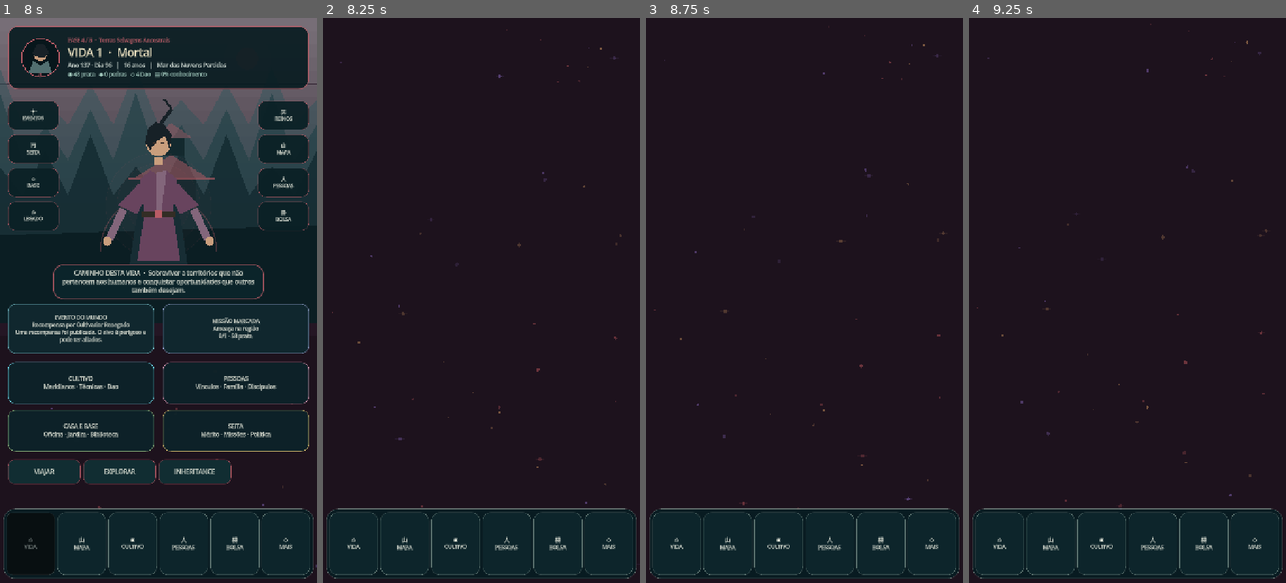
Above: before the commit, frames 1-4 (left to right).
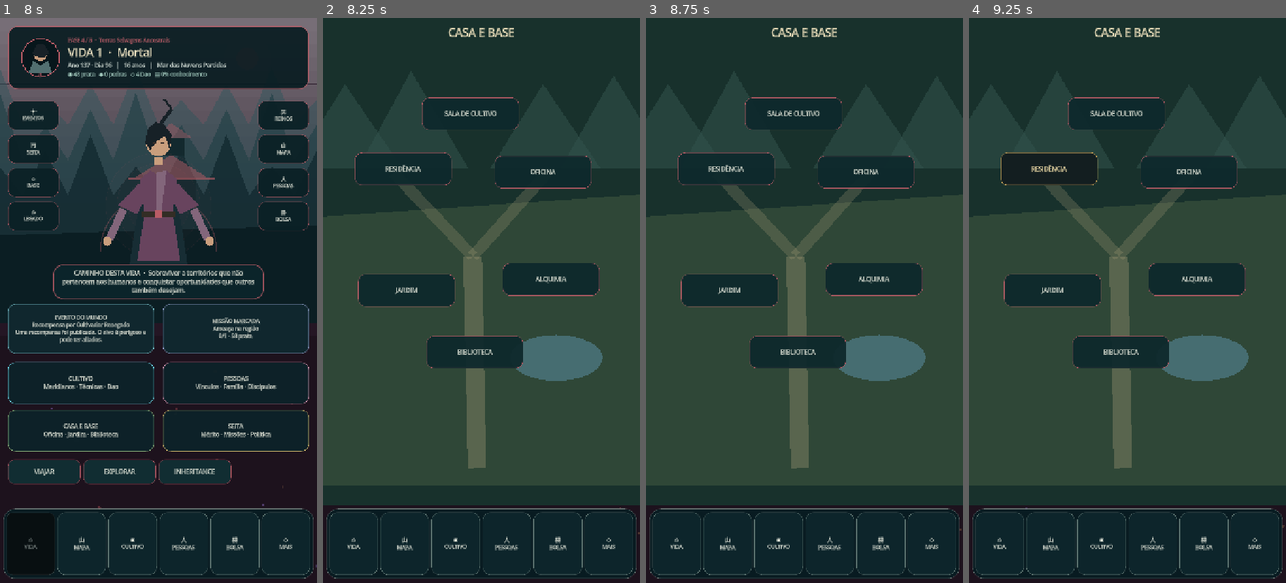
Above: after the commit, the same moments.

Repository: kanintsu/Nove-ceus
Game: Godot game, scene res://main.tscn
Same seed, same stepped clock (60 frames per second), same inputs: the game is played once before the commit and once after it.
Inputs (mouse positions are in pixels of both pictures, inside the frame that each line leads up to):
- Up to frame 1 (8 s): click "✦ EVENTOS" at 0.5 s; click "SEITA" at 1.25 s; click "PRINCIPAIS" at 2 s; click "CONTRATOS" at 2.75 s; click "MUNDO" at 3.5 s; click "ACOMPANHAR" at 4.25 s; click "門 SEITA" at 5 s; click "PEDIR ENTRADA / PROMOÇÃO" at 5.75 s; click "ABRIR QUADRO DE MISSÕES" at 6.5 s; click "⌂ VIDA" at 7.25 s
- Up to frame 2 (8.25 s): click "⌂ BASE" at 8 s
- Up to frame 3 (8.75 s): no input
- Up to frame 4 (9.25 s): click (1048, 170) at 8.75 s, where only the run after the commit has a clickable "RESIDÊNCIA"

Frame 1 is identical in both runs. In frame 2, 78% of the frame differs, in the area x 0-100%, y 0-92%; in frame 3, 78%; in frame 4, 78%.
Error before the commit: Parse Error: The function signature doesn't match the parent. Parent signature is "draw_ellipse(Vector2, float, float, Color, bool = <default>, float = <defaul…

Commit message:
fix: avoid CanvasItem draw_ellipse native method collision

Diff:
--- a/scripts/v08/base_screen.gd
+++ b/scripts/v08/base_screen.gd
@@ -33,7 +33,7 @@
 	# ground / courtyard
 	draw_colored_polygon(PackedVector2Array([Vector2(0,450),Vector2(720,400),Vector2(720,1060),Vector2(0,1060)]),Color("#2f4737"))
 	# pond
-	draw_ellipse(Vector2(530,770),Vector2(105,52),Color("#466d71"))
+	_draw_oval(Vector2(530,770),Vector2(105,52),Color("#466d71"))
 	# paths
 	draw_line(Vector2(350,1020),Vector2(340,540),Color("#a89d78",0.35),42)
 	draw_line(Vector2(340,540),Vector2(160,350),Color("#a89d78",0.25),26)
@@ -42,7 +42,7 @@
 	for x in [50.0,200.0,500.0,660.0]:
 		draw_colored_polygon(PackedVector2Array([Vector2(x-120,340),Vector2(x,100+fmod(x,90)),Vector2(x+130,340)]),Color("#31514b",0.55))
 
-func draw_ellipse(c:Vector2,r:Vector2,col:Color)->void:
+func _draw_oval(c:Vector2,r:Vector2,col:Color)->void:
 	var pts:=PackedVector2Array()
 	for i in range(40):
 		var a:=TAU*float(i)/40.0
